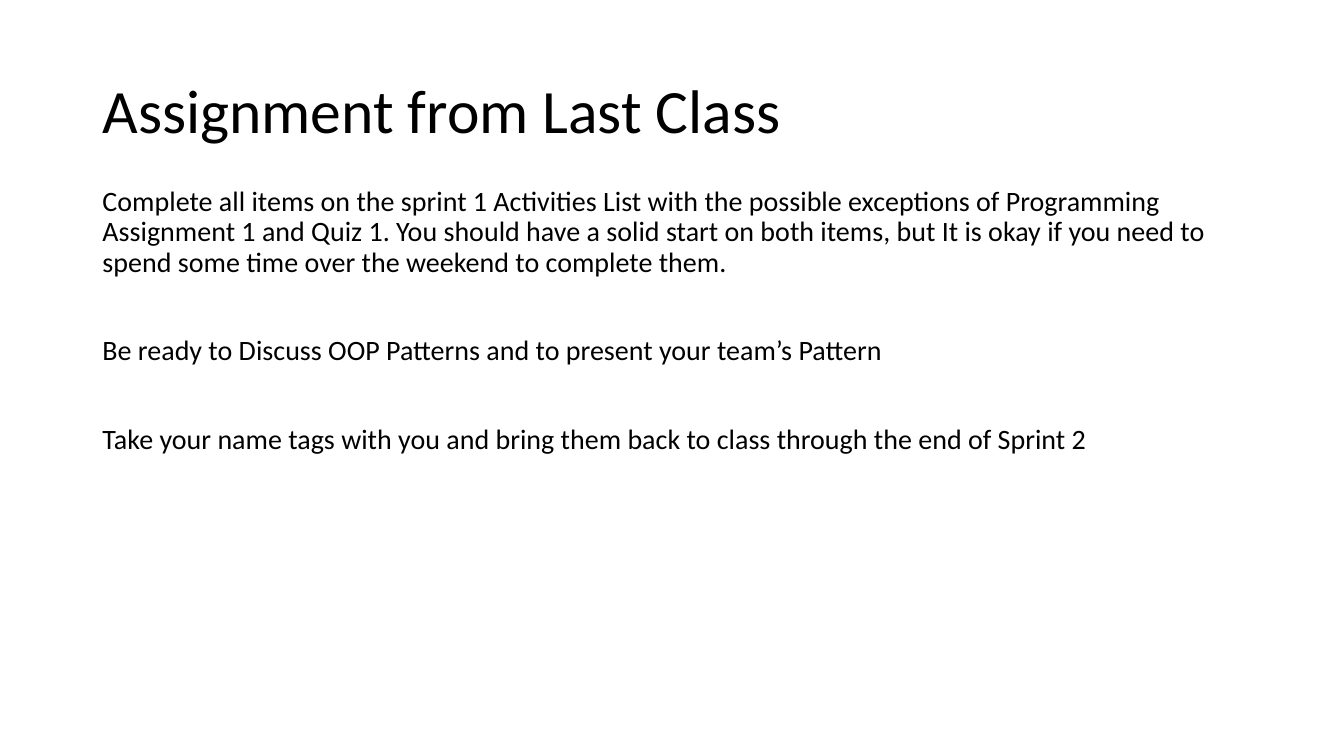
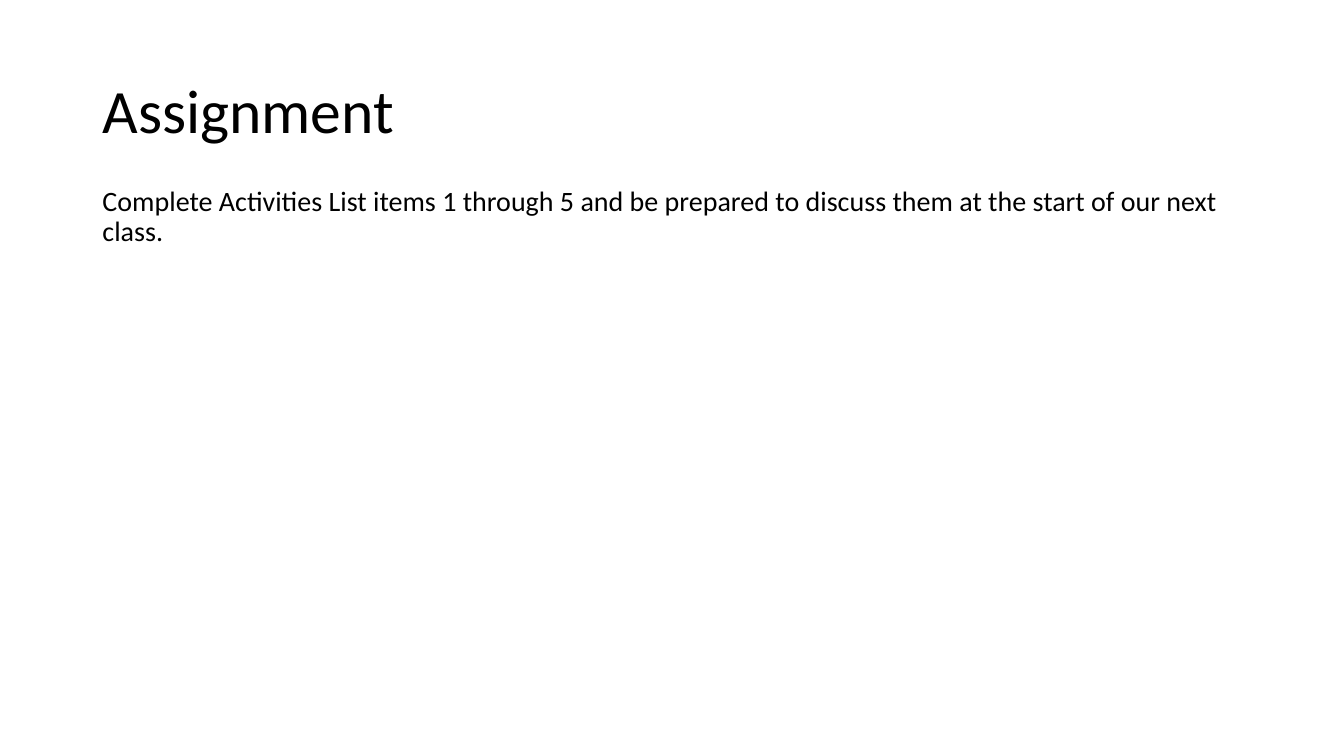
Before and after one commit to EricJPogue/CPSC-24500, a slide deck: slide 10 of lecture-slides/2019-09-06-oop.pptx (slide 2 before the commit). Drawn at 1344x756 pixels with LibreOffice and Linux fonts; fonts in the diff are those of the drawing. Boxes give left, top, right and bottom in pixels: in the first picture for what was removed or moved away, otherwise in the second. Text is boxed around its words. In the diff, an @@ line names an element or a change of style, - is before the commit and + after.

```diff
--- a/lecture-slides/2019-09-06-oop.pptx
+++ b/lecture-slides/2019-09-06-oop.pptx
@@ title at (x1=102, y1=90, x2=393, y2=144): text changed @@
-Assignment from Last Class
+Assignment
@@ text at (x1=102, y1=191, x2=1216, y2=242): text changed @@
-Complete all items on the sprint 1 Activities List with the possible exceptions of Programming Assignment 1 and Quiz 1. You should have a solid start on both items, but It is okay if you need to spend some time over the weekend to complete them.
-Be ready to Discuss OOP Patterns and to present your team’s Pattern
-Take your name tags with you and bring them back to class through the end of Sprint 2
+Complete Activities List items 1 through 5 and be prepared to discuss them at the start of our next class.
```
Also in this commit, not shown: 3 other slides changed, 10 slides added, 6 slides removed, 3 other files.
